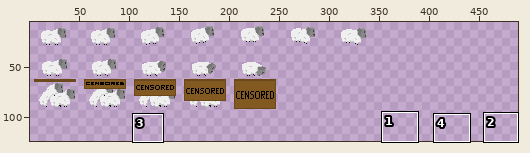
A sprite sheet gets an edit: img/sheep_anim.png. Above, an overview of the earlier version with the close-up marked.
Close-up. Before the edit:
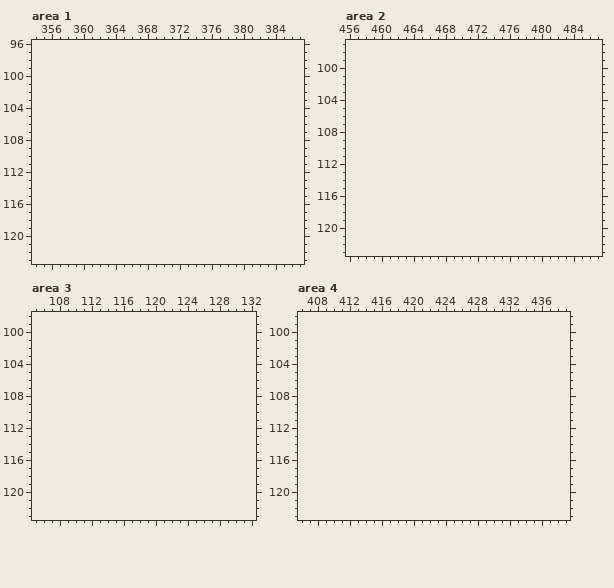
The file is 350x93 pixels. Pixels under 10% opacity are left out. Colours within 5 levels of each other are drawn and written as one. Shown: area 1: x 354..387, y 96..123; area 2: x 456..487, y 97..123; area 3: x 105..132, y 98..123; area 4: x 406..439, y 98..123. The old version is drawn lined up with the new one, on the new canvas. The wide view leaves out empty margins. The commit also changed other parts of the picture, which this record leaves out.
Palette (. is transparent): 
New version:
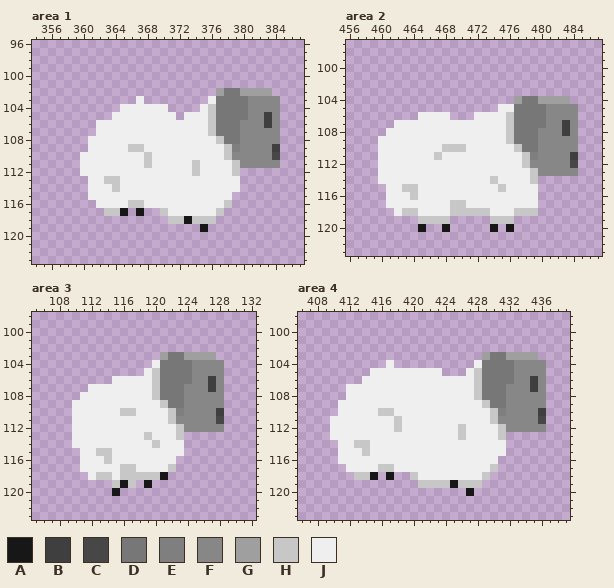
Colours new in this view: A #171717  B #3f3f3f  C #474747  D #777777  E #7f7f7f  F #878787  G #9f9f9f  H #c7c7c7  J #efefef
Edits made:
canvas 350x93 -> 500x124
Changed rows in their new state; - is an unchanged pixel.
Area 1:
first column x 360:
102 -----------------GDDGGGG-
103 -------J--------JDDDDFFFF
104 -----JJJJJJ----JHDDDDFFFF
105 ----JJJJJJJJ-JJJHDDDDFFBF
106 --JJJJJJJJJJJJJJHDDDFFFBF
107 --JJJJJJJJJJJJJJHDDDFFFFF
108 -JJJJJJJJJJJJJJJJHDDFFFFF
109 -JJJJJHHJJJJJJJJJJHEFFFFB
110 JJJJJJJJHJJJJJJJJJHFFFFFC
111 JJJJJJJJHJJJJJHJJJJHFFFFF
112 JJJJJJJJJJJJJJHJJJJH-----
113 -JJHHJJJJJJJJJJJJJJJ-----
114 -JJJHJJJJJJJJJJJJJJJ-----
115 -JJJJJJJJJJJJJJJJJJ------
116 --JJJJHHJJJJJJJJJJH------
117 ---HHA-A--HJJJJJJH-------
118 -----------HHAHHH--------
119 ---------------A---------
Area 2:
first column x 460:
104 -----------------GDDGGGG-
105 ---------------JJDDDDFFFF
106 -----JJJJ---JJJJHDDDDFFFF
107 --JJJJJJJJJJJJJJHDDDDFFBF
108 -JJJJJJJJJJJJJJJHDDDFFFBF
109 JJJJJJJJJJJJJJJJHDDDFFFFF
110 JJJJJJJJHHHJJJJJJHDDFFFFF
111 JJJJJJJHJJJJJJJJJJHEFFFFB
112 JJJJJJJJJJJJJJJJJJHFFFFFC
113 JJJJJJJJJJJJJJJJJJJHFFFFF
114 JJJJJJJJJJJJJJHJJJJH-----
115 -JJHHJJJJJJJJJJHJJJJ-----
116 -JJJHJJJJJJJJJJJJJJJ-----
117 -JJJJJJJJHHJJJJJJJJJ-----
118 --JHHJJJJHHHHHJJJHHH-----
119 -----HHHH-----HHH--------
120 -----A--A-----A-A--------
Area 3:
first column x 110:
103 -----------GDDGGGG-
104 ----------JDDDDFFFF
105 ---------JHDDDDFFFF
106 -----JJJJJHDDDDFFBF
107 --JJJJJJJJHDDDFFFBF
108 -JJJJJJJJJHDDDFFFFF
109 JJJJJJJJJJJHDDFFFFF
110 JJJJJJHHJJJJHEFFFFB
111 JJJJJJJJJJJJHFFFFFC
112 JJJJJJJJJJJJJHFFFFF
113 JJJJJJJJJHJJJH-----
114 JJJJJJJJJJHJJJ-----
115 -JJHHJJJJJJJJJ-----
116 -JJJHJJJJJJJJ------
117 -JJJJJHHJJJJH------
118 --JHHJHHHHHA-------
119 -----HAH-A---------
120 -----A-------------
Area 4:
first column x 410:
103 -------------------GDDGGGG-
104 -------J----------JDDDDFFFF
105 -----JJJJJJJJJ---JHDDDDFFFF
106 ----JJJJJJJJJJJJJJHDDDDFFBF
107 --JJJJJJJJJJJJJJJJHDDDFFFBF
108 --JJJJJJJJJJJJJJJJHDDDFFFFF
109 -JJJJJJJJJJJJJJJJJJHDDFFFFF
110 -JJJJJHHJJJJJJJJJJJJHEFFFFB
111 JJJJJJJJHJJJJJJJJJJJHFFFFFC
112 JJJJJJJJHJJJJJJJHJJJJHFFFFF
113 JJJJJJJJJJJJJJJJHJJJJH-----
114 -JJHHJJJJJJJJJJJJJJJJJ-----
115 -JJJHJJJJJJJJJJJJJJJJJ-----
116 -JJJJJJJJJJJJJJJJJJJJ------
117 --JJJJHHJJJJJJJJJJJJH------
118 ---HHA-A--HJJJJJJJJH-------
119 -----------HHHHAHHH--------
120 -----------------A---------
